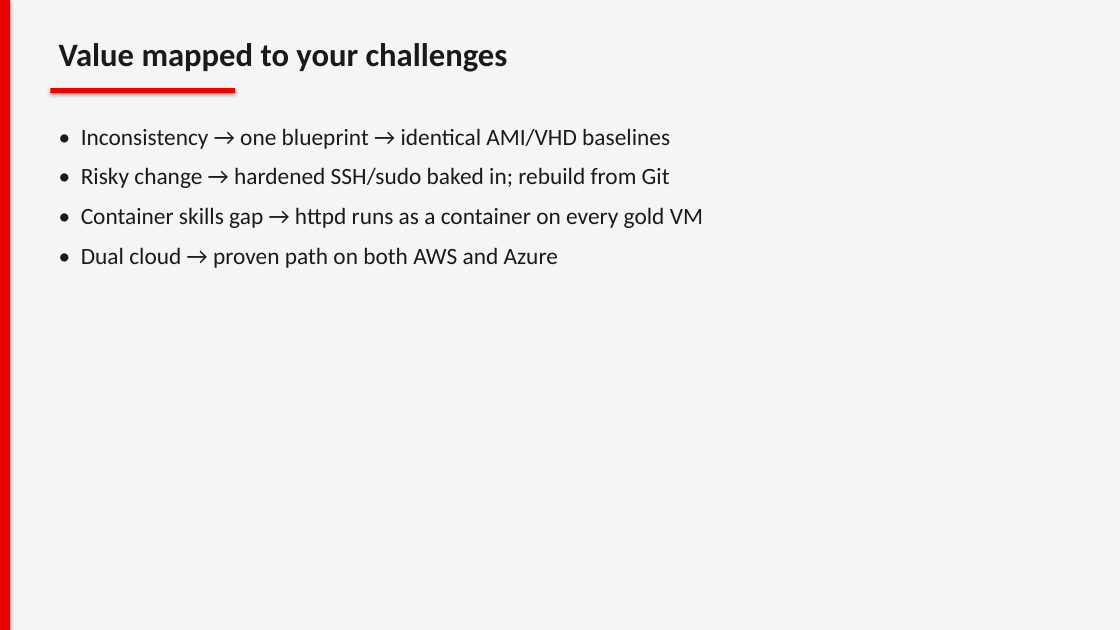
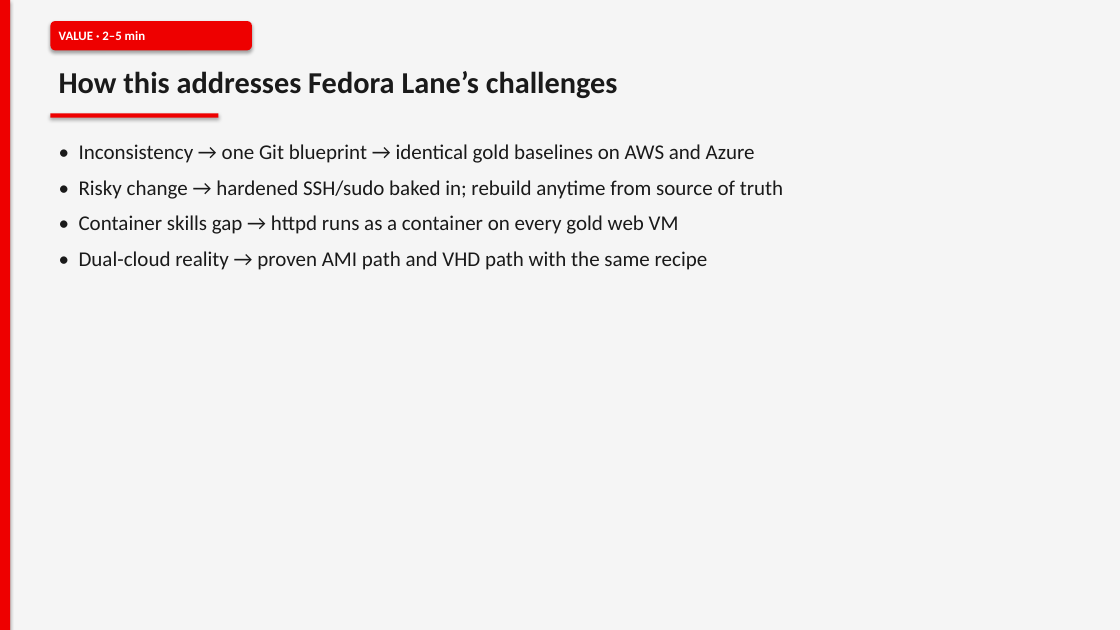
Before and after one commit to ydandge-oss/fedora-lane-core-pack-faster, a slide deck: slide 9 of docs/Fedora-Lane-Expansion-Pack-Technical-Solution.pptx (slide 11 before the commit). Drawn at 1120x630 pixels with LibreOffice and Linux fonts; fonts in the diff are those of the drawing. Boxes give left, top, right and bottom in pixels: in the first picture for what was removed or moved away, otherwise in the second. Text is boxed around its words. In the diff, an @@ line names an element or a change of style, - is before the commit and + after.

```diff
--- a/docs/Fedora-Lane-Expansion-Pack-Technical-Solution.pptx
+++ b/docs/Fedora-Lane-Expansion-Pack-Technical-Solution.pptx
@@ rounded rectangle added at [50, 21, 252, 50], fill #EE0000 @@
@@ text removed at [59, 43, 508, 72] @@
-Value mapped to your challenges
@@ text added at [59, 31, 145, 40], 11 pt, text #FFFFFF, bold @@
+VALUE · 2–5 min
@@ text added at [59, 71, 618, 98], 26 pt, text #1A1A1A, bold @@
+How this addresses Fedora Lane’s challenges
@@ rectangle: place and size @@
-rectangle at [50, 88, 235, 93]
+rectangle at [50, 113, 218, 118]
@@ text at [79, 144, 783, 270]: text changed; size 20 to 18 pt @@
-• Inconsistency → one blueprint → identical AMI/VHD baselines
-• Risky change → hardened SSH/sudo baked in; rebuild from Git
-• Container skills gap → httpd runs as a container on every gold VM
-• Dual cloud → proven path on both AWS and Azure
+• Inconsistency → one Git blueprint → identical gold baselines on AWS and Azure
+• Risky change → hardened SSH/sudo baked in; rebuild anytime from source of truth
+• Container skills gap → httpd runs as a container on every gold web VM
+• Dual-cloud reality → proven AMI path and VHD path with the same recipe
```
Also in this commit, not shown: 7 other slides changed, 5 slides added, 5 slides removed, 3 other files.
